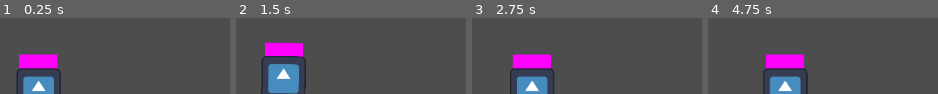
Above: before the commit, frames 1-4 (left to right).
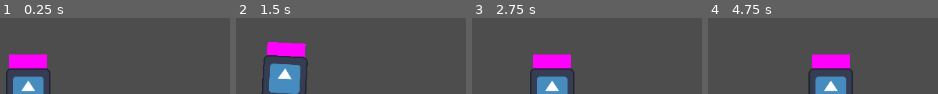
Above: after the commit, the same moments.

Repository: gracedes/spring-arms
Game: Godot game, scene res://scenes/testing.tscn
The game is run twice, just before and just after one commit, with the same random seed, the same clock (stepped at 60 frames per second) and the same inputs. The engine's default icon, where the game draws it, is replaced by a stand-in: a white triangle on a blue panel in a dark square.
Inputs (mouse positions are in pixels of both pictures, inside the frame that each line leads up to):
- Up to frame 1 (0.25 s): no input
- Up to frame 2 (1.5 s): tap Enter at 0.5 s; move the mouse to (outside the picture) at 0.52 s; hold Right (ui_right) 0.53-1.28 s; tap Space (jump) at 0.6, 0.77, 1.07, 1.35 s; move the mouse to (outside the picture) at 1.27 s; hold Left (ui_left) from 1.28 s (still down)
- Up to frame 3 (2.75 s): tap Space (jump) at 1.52, 1.82, 2.1 s; move the mouse to (outside the picture) at 2.02 s; release Left (ui_left) at 2.03 s; hold Right (ui_right) from 2.03 s (still down)
- Up to frame 4 (4.75 s): move the mouse to (outside the picture) at 2.77 s; tap Space (jump) at 2.85, 3.02, 3.32, 3.6, 3.77, 4.07, 4.35, 4.52 s; move the mouse to (outside the picture) at 3.52 s; release Right (ui_right) at 3.53 s; hold Left (ui_left) from 3.53 s (still down); move the mouse to (outside the picture) at 4.27 s

The runs differ from the first frame. In frame 1, 5.6% of the frame differs, in the area x 2-27%, y 47-100%; in frame 2, 2.1%; in frame 3, 8.5%; in frame 4, 15%, in the area x 23-64%, y 47-100%.

Commit message:
added displacement for start sequence

Diff:
--- a/entities/player/player.gd
+++ b/entities/player/player.gd
@@ -17,7 +17,7 @@
 var start_seq = true
 var start_init = false
 var start_timer = 0.0
-@export var start_force = 40000
+@export var start_force = 100000
 
 func _ready() -> void:
 	arms = get_tree().get_nodes_in_group('arms')
@@ -26,8 +26,9 @@
 	if start_seq:
 		if not start_init:
 			if Input.is_action_just_pressed(jumpkey): start_init = true
-		elif start_timer <= 3 and Input.is_action_pressed(jumpkey):
+		elif start_timer <= 1 and Input.is_action_pressed(jumpkey):
 			start_timer += delta
+			global_position.x -= 100 * delta
 		else:
 			var f = Vector2.ZERO
 			f.x += start_timer * start_force
@@ -40,7 +41,8 @@
 		if needstorque:
 			apply_torque(linear_velocity.x * torque_coeff)
 			needstorque = false
-	""" note: look into bug where spamming jump causes you to lose ability to jump """
+	""" note: look into bug where spamming jump causes you to lose ability to jump
+		also lack of rotation when swinging """
 
 func check_inputs() -> void:
 	for arm in arms:
--- a/scenes/testing.tscn
+++ b/scenes/testing.tscn
@@ -17,7 +17,7 @@
 [node name="Node2D" type="Node2D"]
 
 [node name="rplayer" parent="." instance=ExtResource("1_evbdv")]
-position = Vector2(916, 1266)
+position = Vector2(886, 1266)
 
 [node name="StaticBody2D" type="StaticBody2D" parent="."]
 z_index = -1
